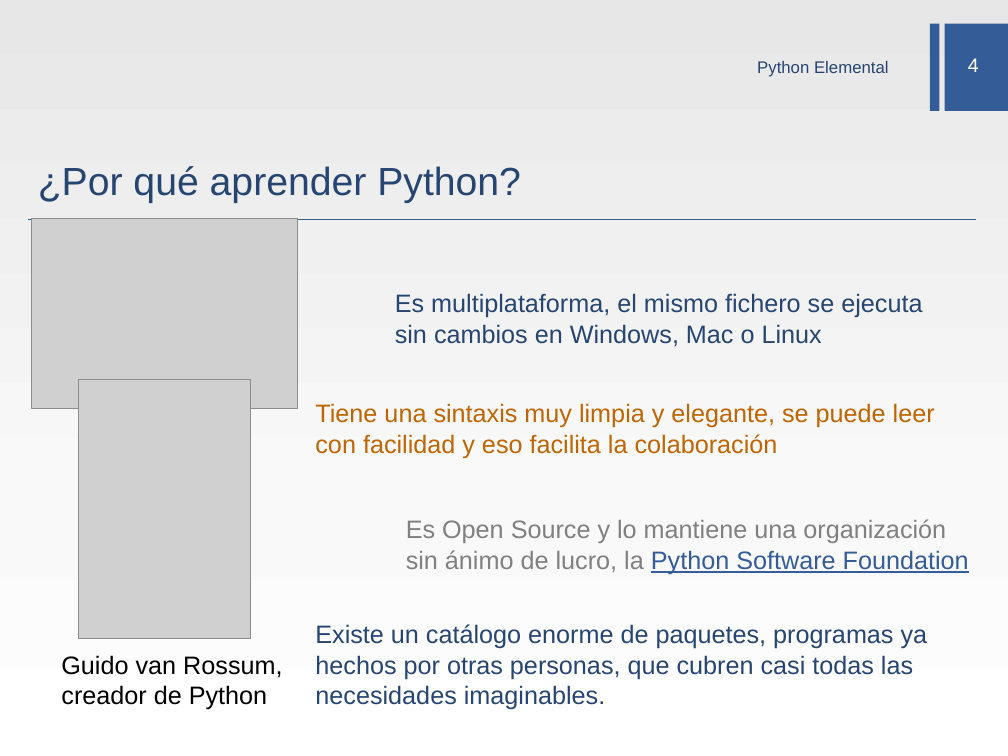
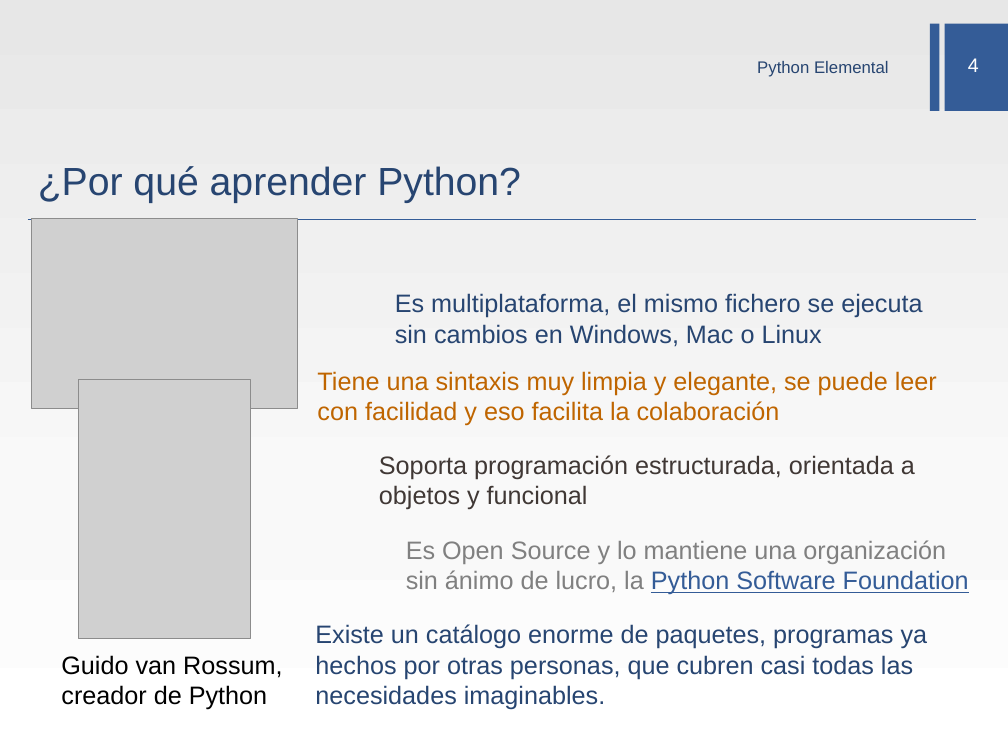
Before and after one commit to jgalgarra/pythonDAMP, a slide deck: slide 4 of slides/python_elemental_damp_slides.pptx. Drawn at 1008x756 pixels with LibreOffice and Linux fonts; fonts in the diff are those of the drawing; grey boxes stand for pictures; background and template pictures are left out. Boxes give left, top, right and bottom in pixels: in the first picture for what was removed or moved away, otherwise in the second. Text is boxed around its words. In the diff, an @@ line names an element or a change of style, - is before the commit and + after.

```diff
--- a/slides/python_elemental_damp_slides.pptx
+++ b/slides/python_elemental_damp_slides.pptx
@@ text "Tiene una sintaxis muy limpia ...": place and size @@
-text "Tiene una sintaxis muy limpia ..." at <box>315,403,935,458</box>
+text "Tiene una sintaxis muy limpia ..." at <box>317,371,937,426</box>
@@ text added at <box>379,455,915,510</box>, 18 pt, text #403935 @@
+Soporta programación estructurada, orientada a objetos y funcional
@@ text "Es Open Source y lo ...": place and size @@
-text "Es Open Source y lo ..." at <box>406,519,969,574</box>
+text "Es Open Source y lo ..." at <box>406,540,969,595</box>
```
Also in this commit, not shown: 3 other slides changed.
